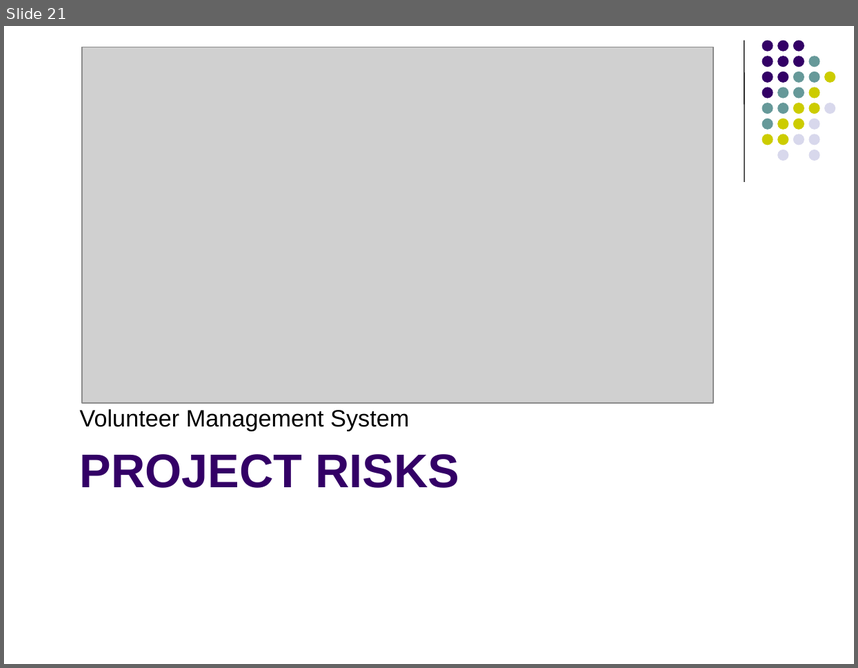
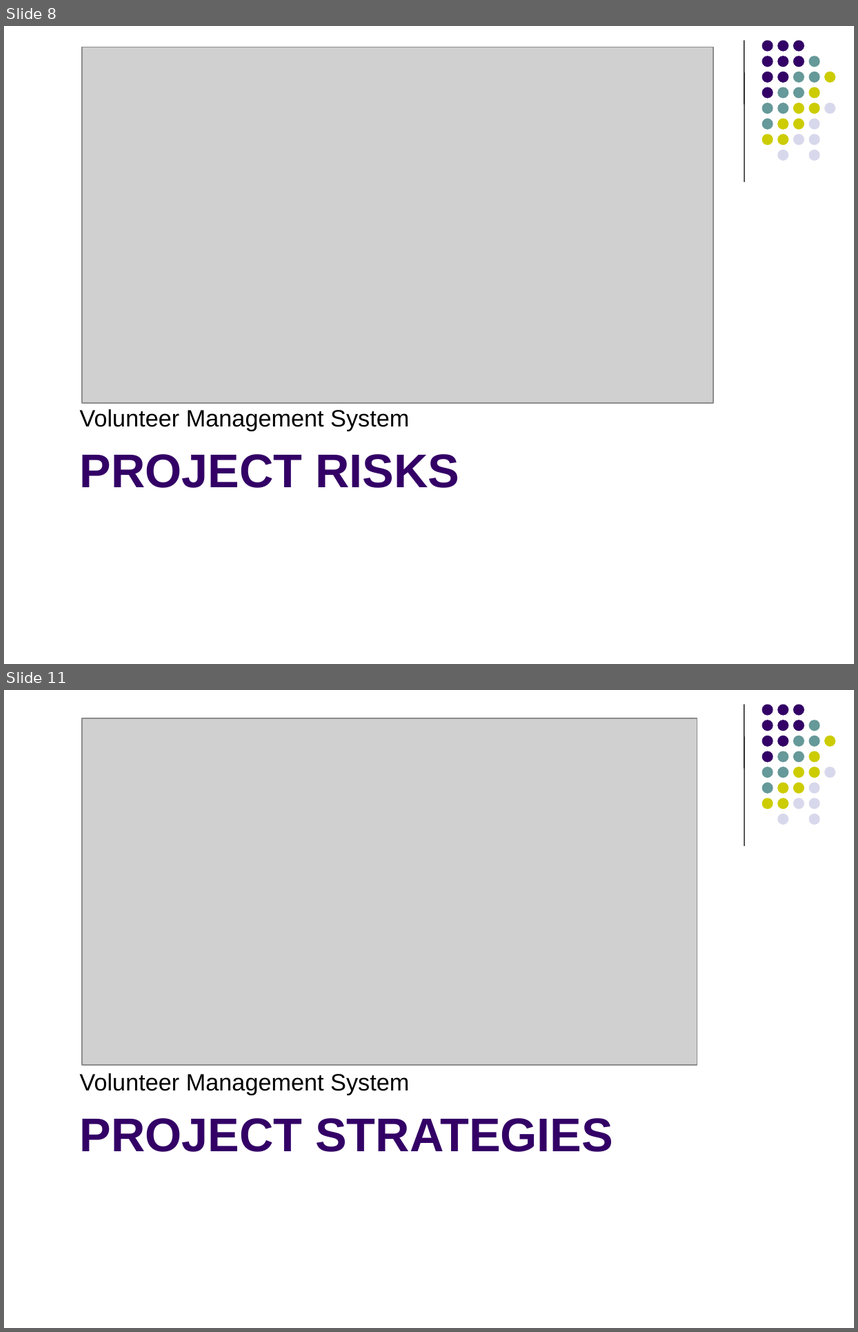
Before and after one commit to imireasa/mtech-se18-t08s, a slide deck: docs/W-9 Working Document/W-9.3 Presentation Slides/Phase1/vms_first_presentation_v0.1a.pptx. Shown one above the other, each under a label of ours: slide 21 before the commit, slides 8 and 11 after it; the slides between them are not shown. The pictures are 858x668 and 858x1332 pixels, drawn with LibreOffice and Linux fonts; fonts in the diff are those of the drawing; grey boxes stand for pictures. Boxes give left, top, right and bottom in pixels: in the first picture for what was removed or moved away, otherwise in the second. Text is boxed around its words. In the diff, an @@ line names an element or a change of style, - is before the commit and + after.

```diff
--- a/docs/W-9 Working Document/W-9.3 Presentation Slides/Phase1/vms_first_presentation_v0.1a.pptx
+++ b/docs/W-9 Working Document/W-9.3 Presentation Slides/Phase1/vms_first_presentation_v0.1a.pptx
@@ slide 11 added at (4,690,854,1328), background #FFFFFF; not listed: 32 template elements that a slide beside it also shows @@
@@ picture added at (82,718,697,1064) @@
@@ text added at (80,1073,409,1095), 20 pt, text #000000 @@
+Volunteer Management System
@@ title added at (80,1118,613,1152), 40 pt, text #330066, bold @@
+PROJECT STRATEGIES
@@ what was slide 21 is now slide 8 @@
```
Also in this commit, not shown: 8 slides changed, 11 other slides added, 4 slides removed.
